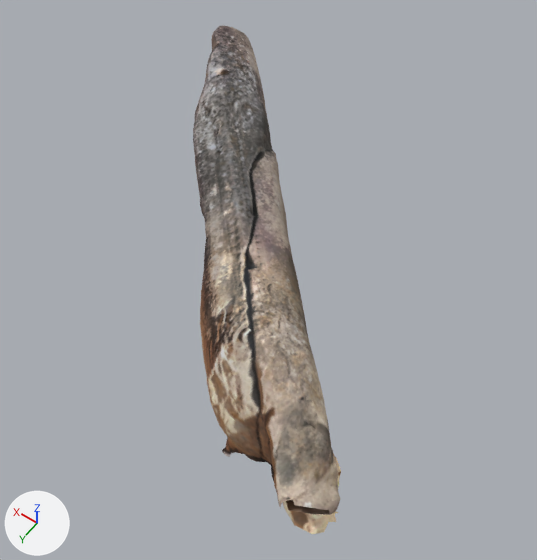
Renders of the glTF model models/2B-12.glb from each side of a commit.
Rendered twice from a camera (50 mm lens) standing at (-1.208, 0.328, 2.697) and looking at (-0.278, -0.974, 0.651). The axes (+X, +Y, +Z) are drawn at lower left. The lights are the same throughout. The first picture is the older version. Vertices at exactly the same position are counted once.

Objects in the first picture: '2B_12_s'.
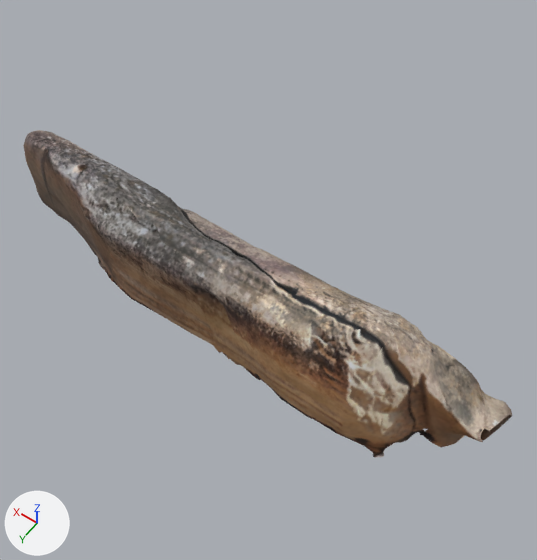
Edits to the scene script, one JSON object a line:
```json
{"block": "me_2b_12_s", "where": "# used by ob_2b_12_s; location = (0.0, 0.0, 0.0); rotation_euler = (1.571, 0.0, 0.0), in degrees (90, 0, 0)"}
{"op": "remove", "block": "me_2b_12_s", "code": "me_2b_12_s.from_pydata(...)  # 2586 vertices, 4968 faces; spans x -0.919..0.5, y 0.483..1.001, z 0.306..1.796"}
{"op": "add", "block": "me_2b_12_s", "code": "me_2b_12_s.from_pydata(...)  # 2526 vertices, 4861 faces; spans x -0.919..0.5, y 0.504..1.001, z 0.306..1.796"}
{"block": "me_2b_12_s", "change": "me_2b_12_s part 1"}
{"block": "me_2b_12_s", "change": "44 vertices are removed from x -0.905..-0.748, y 0.483..0.521, z 0.363..0.622"}
{"block": "me_2b_12_s", "change": "80 faces are deleted"}
{"block": "me_2b_12_s", "change": "other edits to the shape of me_2b_12_s do not show in these pictures"}
{"op": "set", "path": "ob_2b_12_s.location", "old": "(0.0, 0.0, 0.0)", "new": "(-0.864, -0.002, -0.004)"}
{"op": "set", "path": "ob_2b_12_s.rotation_euler", "old": "(1.571, 0.0, 0.0)", "new": "(1.631, -0.0015, 0.814)", "note": "degrees (90, 0, 0) -> degrees (93, -0.1, 47)"}
```

Location of each change, [x1, y1, x2, y2] in pixels of the pictures (537 x 560 px):
```json
{"object": "2B_12_s", "change": "reshaped, moved, turned", "before": [193, 26, 341, 534], "after": [23, 130, 512, 458]}
{"part": 1, "of": "me_2b_12_s", "change": "deleted", "before": [283, 457, 341, 534], "on screen": "beige"}
```
